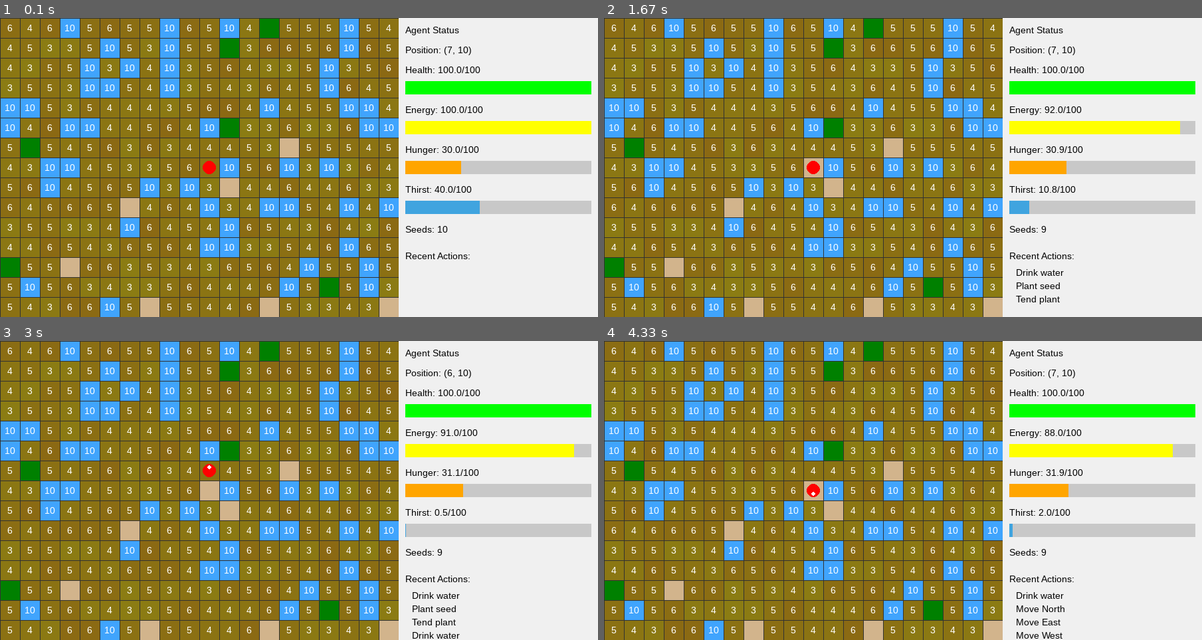
Above: before the commit, frames 1-4 (two rows, left to right).
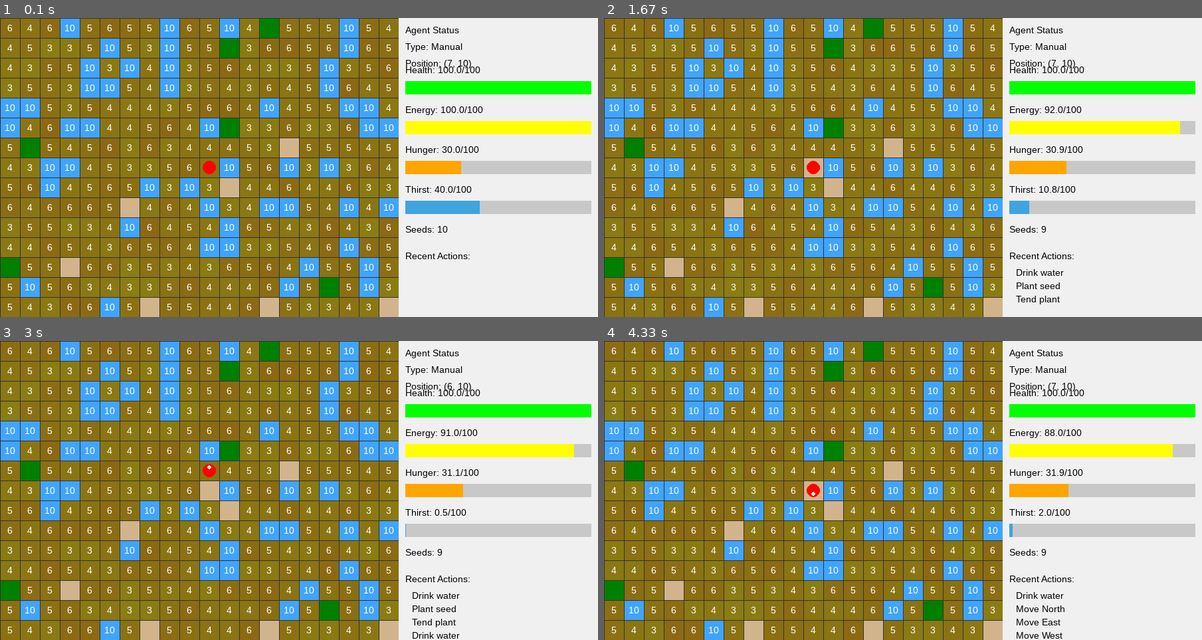
Above: after the commit, the same moments.

Repository: dragon-panic/rldf
Game: pygame game, started from visualize.py
Same seed, same stepped clock (60 frames per second), same inputs: the game is played once before the commit and once after it.
Inputs:
- Up to frame 1 (0.1 s): no input
- Up to frame 2 (1.67 s): tap D at 0.33 s; tap T at 0.67, 1.5 s; hold P 1-1.47 s; hold Right 1-1.47 s
- Up to frame 3 (3 s): tap D at 1.83 s; hold Up from 2.67 s (still down)
- Up to frame 4 (4.33 s): release Up at 3.13 s; hold Right 3.17-3.63 s; hold Left 3.67-4.2 s; hold Down from 4.23 s (still down)

The runs differ from the first frame. In frame 1, 0.3% of the frame differs, in the area x 67-79%, y 8-17%; in frame 2, 0.3%; in frame 3, 0.3%; in frame 4, 0.3%.

Commit message:
Cleaned up visualization code

Diff:
--- /dev/null
+++ b/compare_agents.py
@@ -0,0 +1,59 @@
+import pygame
+import sys
+import numpy as np
+import argparse
+import threading
+import subprocess
+import time
+from environment import GridWorld
+
+def run_agent(agent_type, death_scenario=False, cell_size=25):
+    """
+    Run a specific agent type in a separate process.
+
+    Args:
+        agent_type: 'rule_based' or 'model_based'
+        death_scenario: Whether to run the death scenario
+        cell_size: Size of grid cells in pixels
+    """
+    cmd = [
+        "python", "main.py",
+        "--mode", "ai",
+        "--agent-type", agent_type,
+        "--cell-size", str(cell_size)
+    ]
+
+    if death_scenario:
+        cmd.append("--death")
+
+    # Run the command as a separate process
+    subprocess.Popen(cmd)
+
+def main():
+    """Run both agents side by side for comparison."""
+    # Parse command line arguments
+    parser = argparse.ArgumentParser(description='Compare rule-based and model-based agents')
+    parser.add_argument('--death', action='store_true',
+                        help='Run death scenario')
+    parser.add_argument('--cell-size', type=int, default=20,
+                        help='Size of grid cells in pixels (smaller for side-by-side)')
+    args = parser.parse_args()
+
+    print("Starting agent comparison...")
+    print("Rule-based agent will appear in one window, model-based in another.")
+    print("Press Esc in either window to close it.")
+    print("Close both windows to end the comparison.")
+
+    # Start the rule-based agent
+    run_agent('rule_based', args.death, args.cell_size)
+
+    # Wait a moment to prevent potential conflicts with window creation
+    time.sleep(1)
+
+    # Start the model-based agent
+    run_agent('model_based', args.death, args.cell_size)
+
+    print("Both agents are running. Compare their behavior.")
+
+if __name__ == "__main__":
+    main()
--- a/main.py
+++ b/main.py
@@ -4,6 +4,7 @@
 from environment import GridWorld
 from agent import Agent
 from rule_based_agent import RuleBasedAgent
+from model_based_agent import ModelBasedAgent
 from visualize import GameVisualizer
 
 class EnhancedVisualizer(GameVisualizer):
@@ -20,10 +21,17 @@
         """Draw additional status information"""
         font = pygame.font.SysFont('Arial', 14)
 
+        # Determine agent type
+        agent_type = "Manual"
+        if "RuleBasedAgent" in self.agent.__class__.__name__:
+            agent_type = "Rule-Based"
+        elif "ModelBasedAgent" in self.agent.__class__.__name__:
+            agent_type = "Neural Network"
+
         if hasattr(self.agent, 'current_task'):
-            status_text = f"Step: {step_count}  Task: {self.agent.current_task}  AI: {'On' if self.ai_control else 'Off'}"
+            status_text = f"Step: {step_count}  Agent: {agent_type}  Task: {self.agent.current_task}  AI: {'On' if self.ai_control else 'Off'}"
         else:
-            status_text = f"Step: {step_count}  AI: {'On' if self.ai_control else 'Off'}"
+            status_text = f"Step: {step_count}  Agent: {agent_type}  AI: {'On' if self.ai_control else 'Off'}"
 
         if hasattr(self.agent, 'is_alive') and not self.agent.is_alive:
             status_text += "  Status: DEAD"
@@ -60,8 +68,15 @@
 
         self.ai_control = (mode == 'ai')
 
+        # Determine agent type
+        agent_type = "Manual"
+        if "RuleBasedAgent" in self.agent.__class__.__name__:
+            agent_type = "Rule-Based AI"
+        elif "ModelBasedAgent" in self.agent.__class__.__name__:
+            agent_type = "Neural Network AI"
+
         # Display appropriate control instructions based on mode
-        print(f"Running in {mode.upper()} mode")
+        print(f"Running in {mode.upper()} mode with {agent_type} agent")
         print("Simulation Controls:")
 
         if mode in ['manual', 'hybrid']:
@@ -195,7 +210,7 @@
 
     return env, agent
 
-def setup_ai_environment(death_scenario=False):
+def setup_ai_environment(agent_type='rule_based', death_scenario=False):
     """Set up an environment for AI agent control"""
     if death_scenario:
         # Create environment with minimal resources
@@ -206,8 +221,11 @@
             for col in range(25, 28):
                 env.set_cell(row, col, GridWorld.WATER)
 
-        # Create rule-based agent
-        agent = RuleBasedAgent(env, start_row=10, start_col=10)
+        # Create AI agent based on selected type
+        if agent_type == 'model_based':
+            agent = ModelBasedAgent(env, start_row=10, start_col=10)
+        else:  # Default to rule-based
+            agent = RuleBasedAgent(env, start_row=10, start_col=10)
 
         # Set initial agent state to near-critical
         agent.hunger = 85.0  # Very hungry
@@ -232,8 +250,11 @@
                 ], p=[0.2, 0.3, 0.5])  # 20% seed, 30% growing, 50% mature
                 env.plant_state[row, col] = plant_state
 
-        # Create rule-based agent
-        agent = RuleBasedAgent(env, start_row=env.height // 2, start_col=env.width // 2)
+        # Create AI agent based on selected type
+        if agent_type == 'model_based':
+            agent = ModelBasedAgent(env, start_row=env.height // 2, start_col=env.width // 2)
+        else:  # Default to rule-based
+            agent = RuleBasedAgent(env, start_row=env.height // 2, start_col=env.width // 2)
 
         # Set initial agent state
         agent.hunger = 40.0
@@ -248,6 +269,8 @@
     parser = argparse.ArgumentParser(description='Run the RL Farming Simulation')
     parser.add_argument('--mode', type=str, choices=['manual', 'ai', 'hybrid'],
                         default='hybrid', help='Simulation mode')
+    parser.add_argument('--agent-type', type=str, choices=['rule_based', 'model_based'],
+                        default='rule_based', help='Type of AI agent to use')
     parser.add_argument('--death', action='store_true',
                         help='Run death scenario (AI agent only)')
     parser.add_argument('--cell-size', type=int, default=25,
@@ -258,7 +281,7 @@
     if args.mode == 'manual':
         env, agent = setup_manual_environment()
     else:  # 'ai' or 'hybrid'
-        env, agent = setup_ai_environment(death_scenario=args.death)
+        env, agent = setup_ai_environment(agent_type=args.agent_type, death_scenario=args.death)
 
     # Create visualizer
     visualizer = EnhancedVisualizer(env, cell_size=args.cell_size)
--- /dev/null
+++ b/model_based_agent.py
@@ -0,0 +1,119 @@
+import torch
+import numpy as np
+from agent import Agent
+from model import ObservationEncoder, AgentCNN
+
+class ModelBasedAgent(Agent):
+    """
+    A model-based agent that uses a neural network to make decisions.
+    """
+
+    def __init__(self, environment, model_path='trained_agent.pth', start_row=0, start_col=0):
+        """
+        Initialize the model-based agent.
+
+        Args:
+            environment: The environment the agent will operate in.
+            model_path: Path to the trained model weights.
+            start_row: Initial row position.
+            start_col: Initial column position.
+        """
+        super().__init__(environment, start_row, start_col)
+
+        # Set up the model
+        self.encoder = ObservationEncoder(environment)
+        self.model = AgentCNN()
+
+        # Load trained weights
+        try:
+            self.model.load_state_dict(torch.load(model_path))
+            self.model.eval()  # Set to evaluation mode
+            print(f"Successfully loaded model from {model_path}")
+        except Exception as e:
+            print(f"Error loading model: {e}")
+            print("Using untrained model (random decisions)")
+
+        # Track current task
+        self.current_task = "Initializing"
+        self.is_alive = True
+
+    def step_ai(self):
+        """
+        Take an AI-controlled step using the model.
+
+        Returns:
+            dict: A result dictionary containing information about the action.
+        """
+        # Check if agent is alive
+        if not self.is_alive:
+            return {"alive": False, "cause_of_death": "Agent is already dead"}
+
+        # Update status before making a decision
+        self.update_status()
+
+        # Check if agent died from status update
+        if self.health <= 0:
+            self.is_alive = False
+            cause = ""
+            if self.hunger >= 100:
+                cause = "Starvation"
+            elif self.thirst >= 100:
+                cause = "Dehydration"
+            else:
+                cause = "Health depleted"
+            return {"alive": False, "cause_of_death": cause}
+
+        # Get observation
+        observation = self.encoder.get_observation(self)
+        observation = observation.unsqueeze(0)  # Add batch dimension
+
+        # Get action probabilities
+        with torch.no_grad():
+            action_probs = self.model(observation).squeeze(0)
+
+        # Get the highest probability action
+        action_idx = torch.argmax(action_probs).item()
+
+        # Map the action index to actual action
+        action_map = {
+            0: Agent.MOVE_NORTH,
+            1: Agent.MOVE_SOUTH,
+            2: Agent.MOVE_EAST,
+            3: Agent.MOVE_WEST,
+            4: Agent.EAT,
+            5: Agent.DRINK,
+            6: Agent.PLANT_SEED,
+            7: Agent.TEND_PLANT,
+            8: Agent.HARVEST
+        }
+
+        action = action_map[action_idx]
+
+        # Set current task based on action
+        self._set_current_task(action)
+
+        # Execute the action
+        success = self.step(action)
+
+        return {"alive": True, "action": action, "success": success}
+
+    def _set_current_task(self, action):
+        """Update the current task based on the selected action."""
+        if action == Agent.MOVE_NORTH:
+            self.current_task = "Moving North"
+        elif action == Agent.MOVE_SOUTH:
+            self.current_task = "Moving South"
+        elif action == Agent.MOVE_EAST:
+            self.current_task = "Moving East"
+        elif action == Agent.MOVE_WEST:
+            self.current_task = "Moving West"
+        elif action == Agent.EAT:
+            self.current_task = "Eating"
+        elif action == Agent.DRINK:
+            self.current_task = "Drinking"
+        elif action == Agent.PLANT_SEED:
+            self.current_task = "Planting Seed"
+        elif action == Agent.TEND_PLANT:
+            self.current_task = "Tending Plant"
+        elif action == Agent.HARVEST:
+            self.current_task = "Harvesting"
--- a/visualize.py
+++ b/visualize.py
@@ -191,13 +191,23 @@
         title = self.font.render("Agent Status", True, self.TEXT_COLOR)
         self.screen.blit(title, (self.width + 10, 10))
 
+        # Display agent type if available
+        agent_type = "Manual"
+        if "RuleBasedAgent" in self.agent.__class__.__name__:
+            agent_type = "Rule-Based AI"
+        elif "ModelBasedAgent" in self.agent.__class__.__name__:
+            agent_type = "Neural Network AI"
+
+        type_text = self.font.render(f"Type: {agent_type}", True, self.TEXT_COLOR)
+        self.screen.blit(type_text, (self.width + 10, 35))
+
         # Position
         pos_text = self.font.render(
             f"Position: ({status['position'][0]}, {status['position'][1]})",
             True,
             self.TEXT_COLOR
         )
-        self.screen.blit(pos_text, (self.width + 10, 40))
+        self.screen.blit(pos_text, (self.width + 10, 60))
 
         # Draw status bars
         statuses = [
--- a/visualize_ai_agent.py
+++ /dev/null
@@ -1,199 +0,0 @@
-import pygame
-import numpy as np
-from environment import GridWorld
-from rule_based_agent import RuleBasedAgent
-from visualize import GameVisualizer
-
-def visualize_rule_based_agent():
-    """Create a visualization of the rule-based agent in action."""
-    # Create environment
-    env = GridWorld(width=30, height=20, water_probability=0.15)
-
-    # Add some plants to make it interesting
-    for _ in range(20):
-        row = np.random.randint(0, env.height)
-        col = np.random.randint(0, env.width)
-        if env.grid[row, col] == GridWorld.SOIL:
-            env.set_cell(row, col, GridWorld.PLANT)
-            # Set some plants to be mature
-            plant_state = np.random.choice([
-                GridWorld.PLANT_SEED,
-                GridWorld.PLANT_GROWING,
-                GridWorld.PLANT_MATURE
-            ], p=[0.2, 0.3, 0.5])  # 20% seed, 30% growing, 50% mature
-            env.plant_state[row, col] = plant_state
-
-    # Create rule-based agent
-    agent = RuleBasedAgent(env, start_row=env.height // 2, start_col=env.width // 2)
-
-    # Set initial agent state
-    agent.hunger = 40.0
-    agent.thirst = 40.0
-    agent.seeds = 5
-
-    # Create visualizer
-    visualizer = GameVisualizer(env, cell_size=25, info_width=300)
-    visualizer.set_agent(agent)
-
-    # Run the AI-controlled visualization
-    run_ai_visualization(env, agent, visualizer)
-
-def visualize_agent_death():
-    """Create a visualization that shows the agent's death process."""
-    # Create environment with minimal resources
-    env = GridWorld(width=30, height=20, water_probability=0.05)
-
-    # Deliberately position water far from the agent
-    for row in range(2, 5):
-        for col in range(25, 28):
-            env.set_cell(row, col, GridWorld.WATER)
-
-    # Create rule-based agent
-    agent = RuleBasedAgent(env, start_row=10, start_col=10)
-
-    # Set initial agent state to near-critical
-    agent.hunger = 85.0  # Very hungry
-    agent.thirst = 85.0  # Very thirsty
-    agent.health = 20.0  # Low health
-    agent.seeds = 1      # Just one seed
-
-    # Create visualizer
-    visualizer = GameVisualizer(env, cell_size=25, info_width=300)
-    visualizer.set_agent(agent)
-
-    # Run the visualization
-    run_ai_visualization(env, agent, visualizer)
-
-def run_ai_visualization(env, agent, visualizer):
-    """
-    Run the visualization with the AI-controlled agent.
-
-    Args:
-        env: The GridWorld environment
-        agent: The RuleBasedAgent
-        visualizer: The GameVisualizer
-    """
-    # Initialize pygame
-    pygame.init()
-    pygame.display.set_caption("Rule-Based Agent Simulation")
-    clock = pygame.time.Clock()
-
-    # Create a font for additional info
-    font = pygame.font.SysFont('Arial', 14)
-    death_font = pygame.font.SysFont('Arial', 24, bold=True)
-
-    # Display control instructions
-    print("Rule-Based Agent Simulation")
-    print("---------------------------")
-    print("Controls:")
-    print("  Space: Pause/Resume simulation")
-    print("  A: Toggle AI control (on/off)")
-    print("  Tab: Step simulation manually when paused")
-    print("  Arrow Keys: Manual control when AI is off")
-    print("  E, D, P, T, H: Manual actions when AI is off")
-    print("  Esc: Quit")
-
-    # Simulation state
-    running = True
-    paused = False
-    ai_control = True
-    step_count = 0
-    ai_delay = 15  # Frames between AI steps
-    ai_timer = 0
-    env_step_interval = 10  # Steps between environment updates
-
-    # For tracking agent death
-    death_reported = False
-    death_message = ""
-
-    while running:
-        # Process events
-        for event in pygame.event.get():
-            if event.type == pygame.QUIT:
-                running = False
-            elif event.type == pygame.KEYDOWN:
-                if event.key == pygame.K_ESCAPE:
-                    running = False
-                elif event.key == pygame.K_SPACE:
-                    paused = not paused
-                    print(f"Simulation {'paused' if paused else 'resumed'}")
-                elif event.key == pygame.K_a:
-                    ai_control = not ai_control
-                    print(f"AI control {'enabled' if ai_control else 'disabled'}")
-                elif event.key == pygame.K_TAB and paused:
-                    # Manual step when paused
-                    if ai_control:
-                        result = agent.step_ai()
-                        if not result['alive'] and not death_reported:
-                            death_reported = True
-                            death_message = result.get('cause_of_death', 'Unknown cause')
-                            print(f"Agent died! Cause: {death_message}")
-                    step_count += 1
-                    print(f"Manual step {step_count}, Task: {agent.current_task}")
-
-                # Manual control when AI is off
-                if not ai_control and agent.is_alive:
-                    if event.key == pygame.K_UP:
-                        agent.step(agent.MOVE_NORTH)
-                    elif event.key == pygame.K_DOWN:
-                        agent.step(agent.MOVE_SOUTH)
-                    elif event.key == pygame.K_RIGHT:
-                        agent.step(agent.MOVE_EAST)
-                    elif event.key == pygame.K_LEFT:
-                        agent.step(agent.MOVE_WEST)
-                    elif event.key == pygame.K_e:
-                        agent.step(agent.EAT)
-                    elif event.key == pygame.K_d:
-                        agent.step(agent.DRINK)
-                    elif event.key == pygame.K_p:
-                        agent.step(agent.PLANT_SEED)
-                    elif event.key == pygame.K_t:
-                        agent.step(agent.TEND_PLANT)
-                    elif event.key == pygame.K_h:
-                        agent.step(agent.HARVEST)
-
-        # Run AI actions
-        if not paused and ai_control and agent.is_alive:
-            ai_timer += 1
-            if ai_timer >= ai_delay:
-                ai_timer = 0
-                result = agent.step_ai()
-                step_count += 1
-
-                # Check if agent died
-                if not result['alive'] and not death_reported:
-                    death_reported = True
-                    death_message = result.get('cause_of_death', 'Unknown cause')
-                    print(f"Agent died! Cause: {death_message}")
-
-                # Step the environment periodically
-                if step_count % env_step_interval == 0:
-                    env.step()
-
-        # Update visualization
-        visualizer.update()
-
-        # Display additional information
-        status_text = f"Step: {step_count}  Task: {agent.current_task}  AI: {'On' if ai_control else 'Off'}"
-        if not agent.is_alive:
-            status_text += "  Status: DEAD"
-
-        info_surface = font.render(status_text, True, (0, 0, 0))
-        visualizer.screen.blit(info_surface, (10, 10))
-
-        # Display death message if agent is dead
-        if not agent.is_alive:
-            death_surface = death_font.render(f"AGENT DIED - {death_message}", True, (255, 0, 0))
-            # Center the text on screen
-            text_rect = death_surface.get_rect(center=(visualizer.screen.get_width()//2, visualizer.screen.get_height()//2))
-            visualizer.screen.blit(death_surface, text_rect)
-
-        pygame.display.flip()
-        clock.tick(60)
-
-    pygame.quit()
-
-if __name__ == "__main__":
-    # Choose which visualization to run:
-    # visualize_rule_based_agent()  # Regular agent
-    visualize_agent_death()  # Agent set up to die quickly
Not shown, changed: README.md
